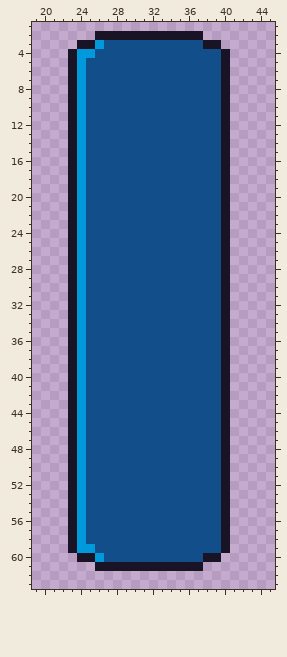
Two states of a pixel-art file, Assets/Sprites/ProgressBar.aseprite. Above: the version before the commit.
64x64 pixels, 1 frame. Shown: x 19..45, y 1..63.
The same view after the edit:
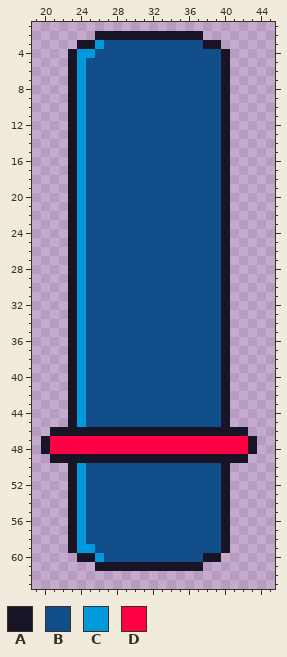
Palette (. is transparent): A #181425  B #124e89  C #0099db  D #ff0044
The commit says: added indication lines to progress bar (need to fix bugs still)
From old to new:
layer "IndicationLine" added
Layer "IndicationLine":
y 46: x 21..22 .. -> AA; x 24..39 CBBBBBBBBBBBBBBB -> AAAAAAAAAAAAAAAA; x 41..42 .. -> AA
y 47..48: x 20..43 ...ACBBBBBBBBBBBBBBBA... -> ADDDDDDDDDDDDDDDDDDDDDDA
y 49: x 21..22 .. -> AA; x 24..39 CBBBBBBBBBBBBBBB -> AAAAAAAAAAAAAAAA; x 41..42 .. -> AA
